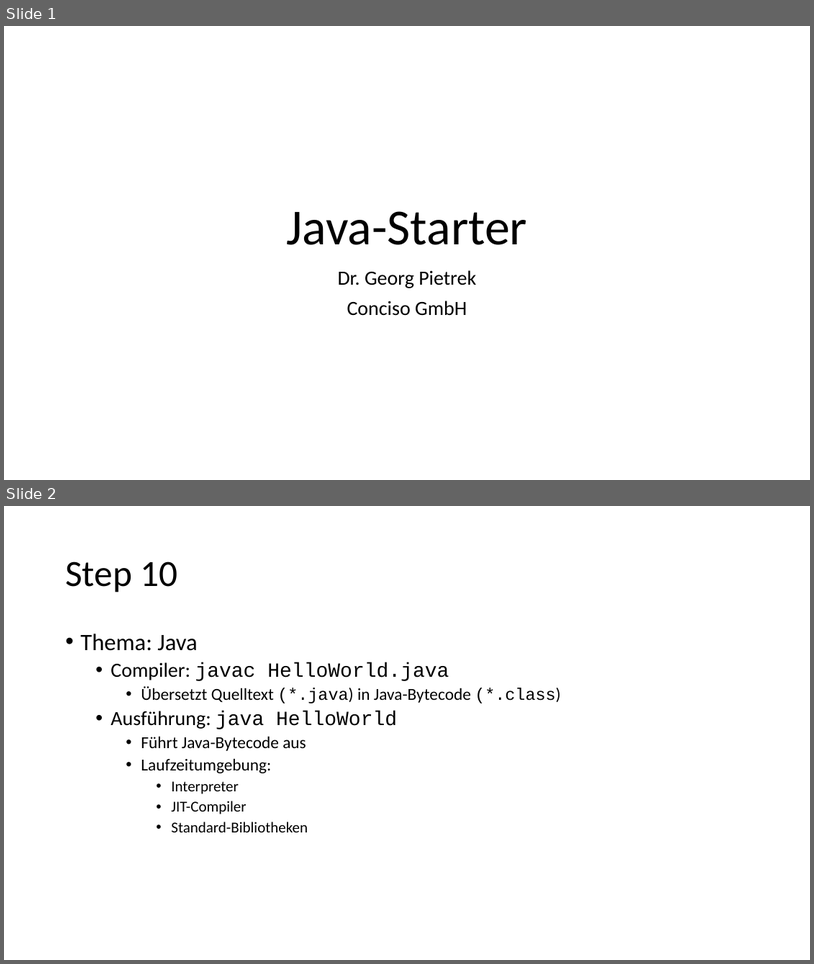
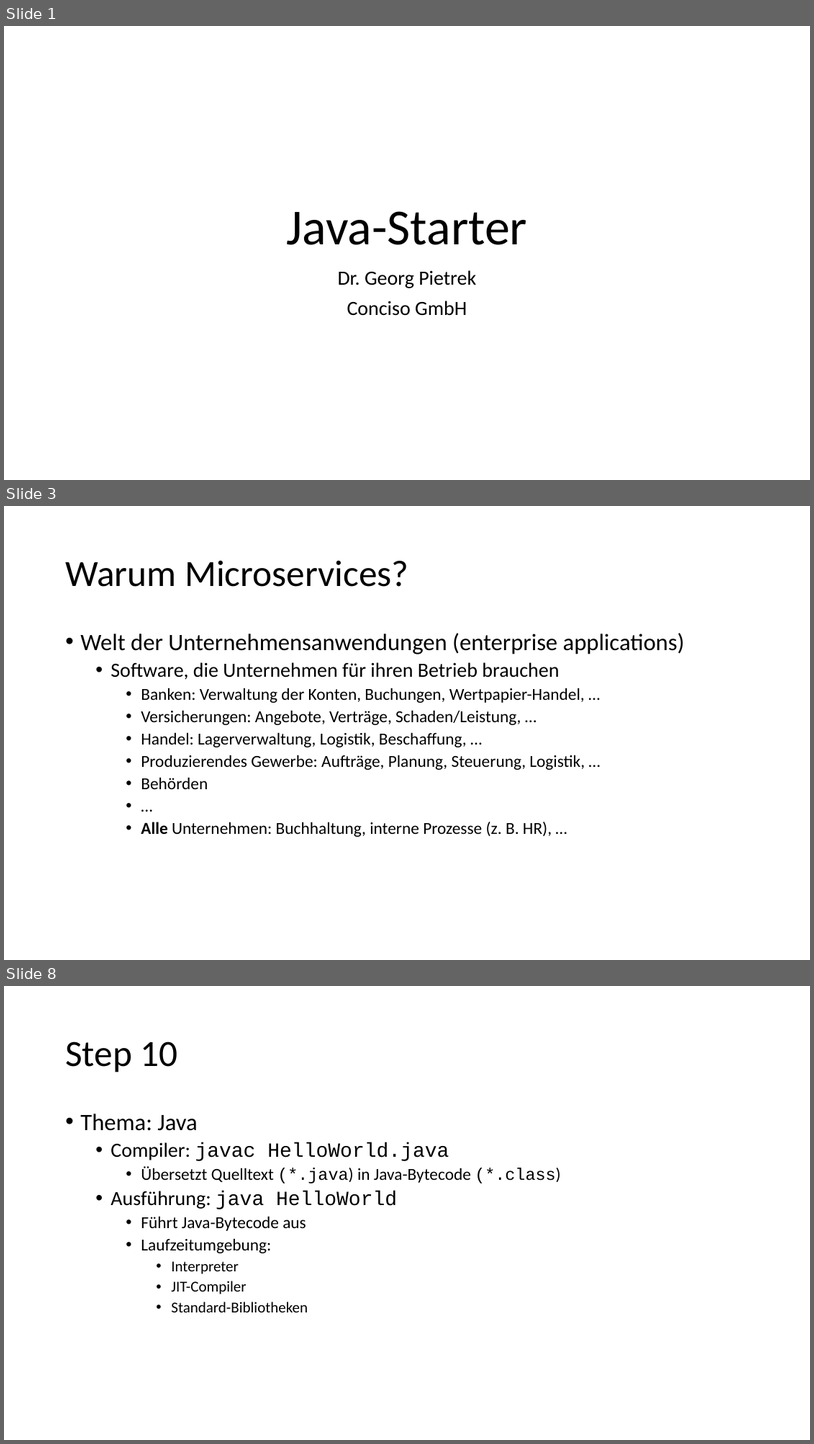
Before and after one commit to igeldo/PR4-SoSe23, a slide deck: Java-Starter.pptx. Shown one above the other, each under a label of ours: slides 1 and 2 before the commit, slides 1, 3 and 8 after it; the slides between them are not shown. The pictures are 814x964 and 814x1444 pixels, drawn with LibreOffice and Linux fonts; fonts in the diff are those of the drawing. Boxes give left, top, right and bottom in pixels: in the first picture for what was removed or moved away, otherwise in the second. Text is boxed around its words. In the diff, an @@ line names an element or a change of style, - is before the commit and + after.

```diff
--- a/Java-Starter.pptx
+++ b/Java-Starter.pptx
@@ slide 3 added at [4,506,810,960], background #FFFFFF @@
@@ title added at [65,560,409,587], 44 pt, text #000000 @@
+Warum Microservices?
@@ text added at [80,633,685,836], 20 pt, text #000000 @@
+• Welt der Unternehmensanwendungen (enterprise applications)
+  • Software, die Unternehmen für ihren Betrieb brauchen
+    • Banken: Verwaltung der Konten, Buchungen, Wertpapier-Handel, …
+    • Versicherungen: Angebote, Verträge, Schaden/Leistung, …
+    • Handel: Lagerverwaltung, Logistik, Beschaffung, …
+    • Produzierendes Gewerbe: Aufträge, Planung, Steuerung, Logistik, …
+    • Behörden
+    • …
+    • Alle Unternehmen: Buchhaltung, interne Prozesse (z. B. HR), …
@@ what was slide 2 is now slide 8 @@
```
Also in this commit, not shown: 1 slide changed, 5 other slides added.
